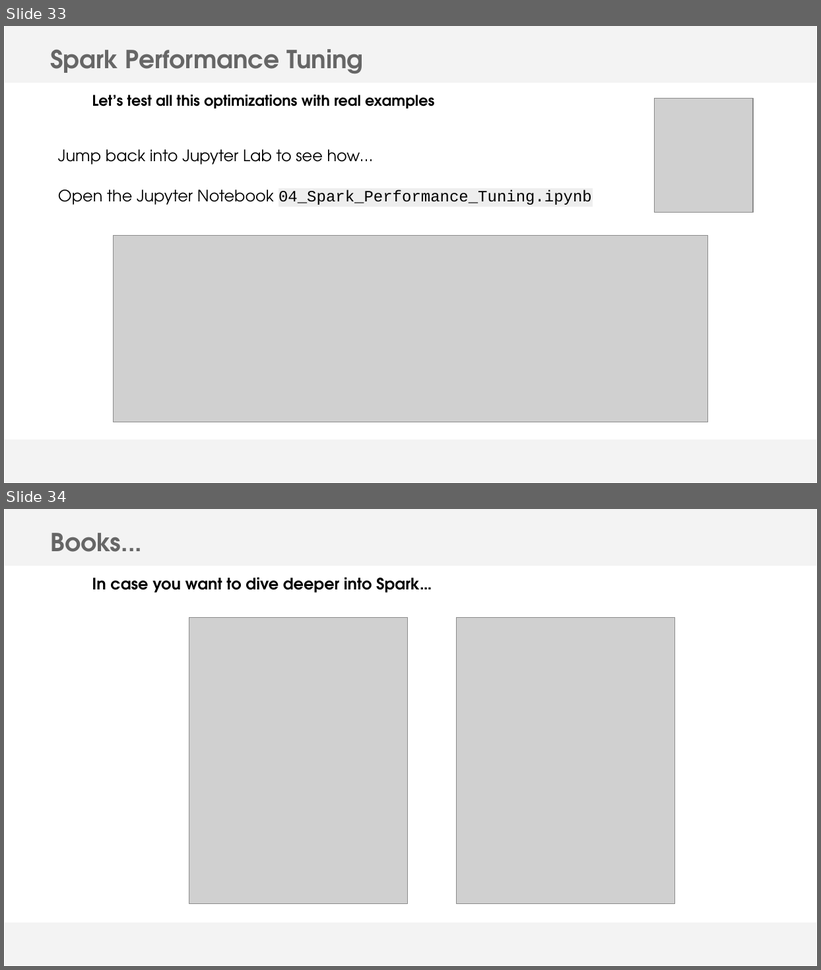
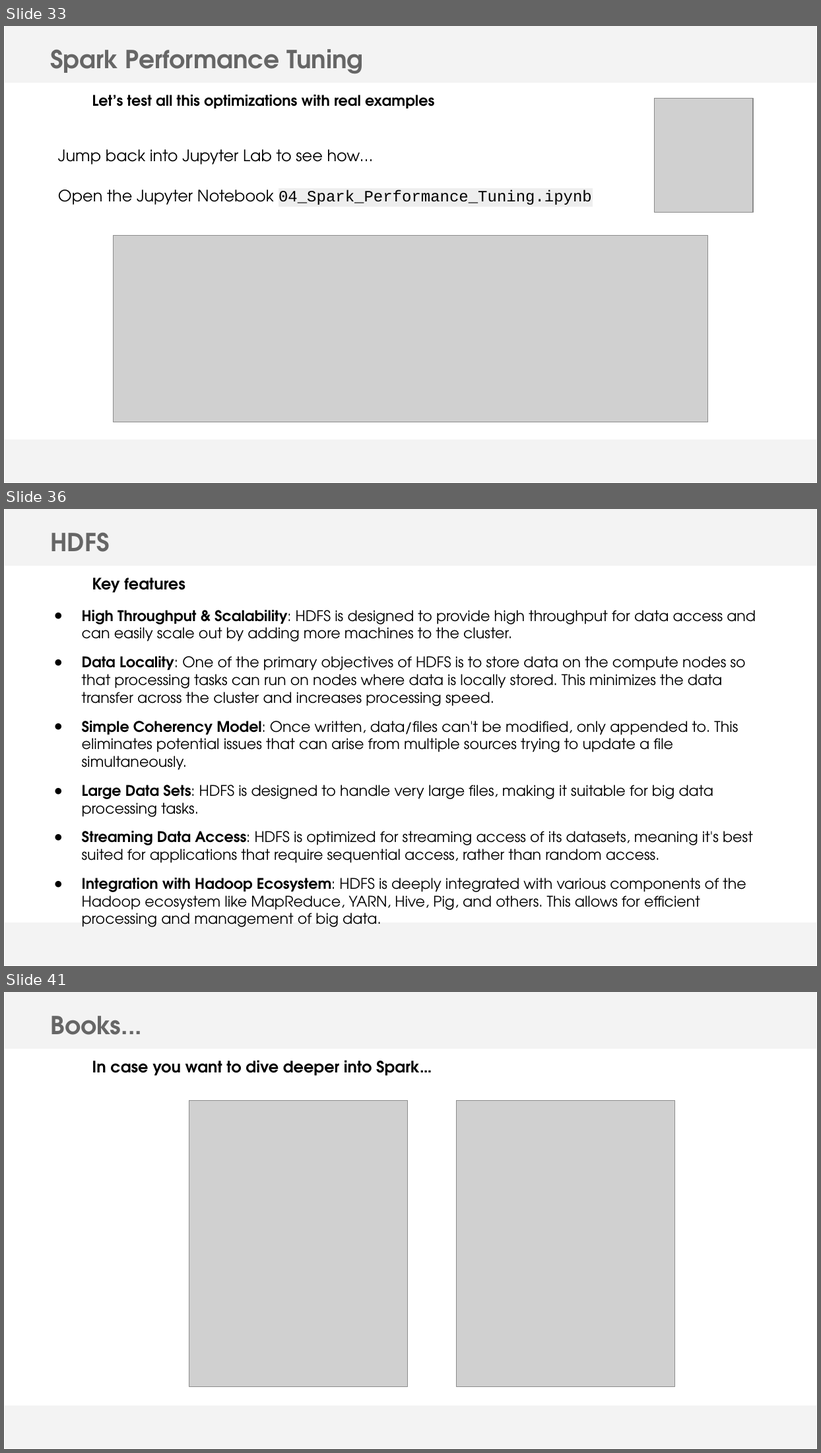
Before and after one commit to amarchan-stratio/spark-course, a slide deck: [NUMA 7.0] Spark Course.pptx. Shown one above the other, each under a label of ours: slides 33 and 34 before the commit, slides 33, 36 and 41 after it; the slides between them are not shown. The pictures are 821x970 and 821x1453 pixels, drawn with LibreOffice and Linux fonts; fonts in the diff are those of the drawing; grey boxes stand for pictures; background and template pictures are left out. Boxes give left, top, right and bottom in pixels: in the first picture for what was removed or moved away, otherwise in the second. Text is boxed around its words. In the diff, an @@ line names an element or a change of style, - is before the commit and + after.

Commit message:
Added HDFS notebook + slides

```diff
--- a/[NUMA 7.0] Spark Course.pptx
+++ b/[NUMA 7.0] Spark Course.pptx
@@ slide 36 added at [4, 509, 817, 966], background #FFFFFF; not listed: 2 template elements that a slide beside it also shows @@
@@ text added at [50, 532, 109, 552], 22 pt, text #666666, bold @@
+HDFS
@@ text added at [92, 578, 185, 593], 14 pt, text #000000, bold @@
+Key features
@@ text added at [82, 610, 756, 927], 13 pt, text #000000 @@
+● High Throughput & Scalability: HDFS is designed to provide high throughput for data access and can easily scale out by adding more machines to the cluster.
+● Data Locality: One of the primary objectives of HDFS is to store data on the compute nodes so that processing tasks can run on nodes where data is locally stored. This minimizes the data transfer across the cluster and increases processing speed.
+● Simple Coherency Model: Once written, data/files can't be modified, only appended to. This eliminates potential issues that can arise from multiple sources trying to update a file simultaneously.
+● Large Data Sets: HDFS is designed to handle very large files, making it suitable for big data processing tasks.
+● Streaming Data Access: HDFS is optimized for streaming access of its datasets, meaning it's best suited for applications that require sequential access, rather than random access.
+● Integration with Hadoop Ecosystem: HDFS is deeply integrated with various components of the Hadoop ecosystem like MapReduce, YARN, Hive, Pig, and others. This allows for efficient processing and management of big data.
@@ what was slide 34 is now slide 41 @@
```
Also in this commit, not shown: 6 other slides added, 8 other files.
